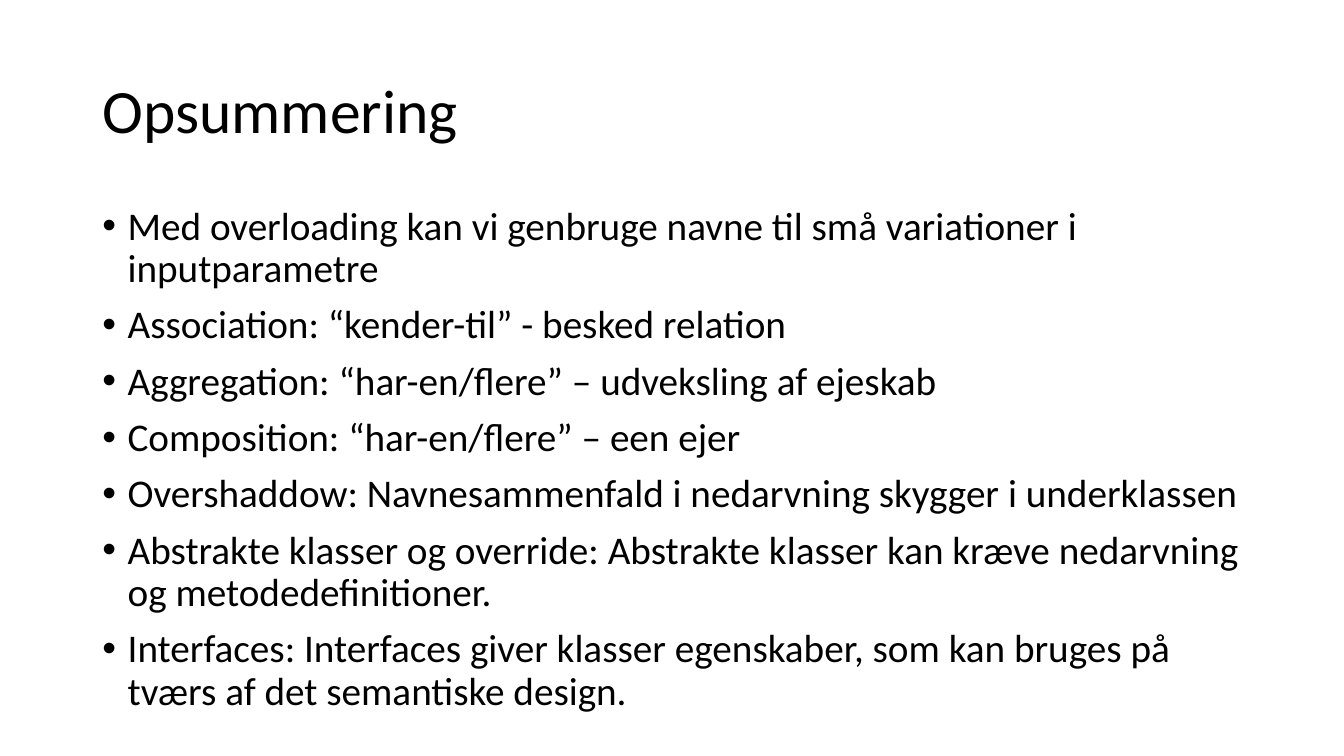
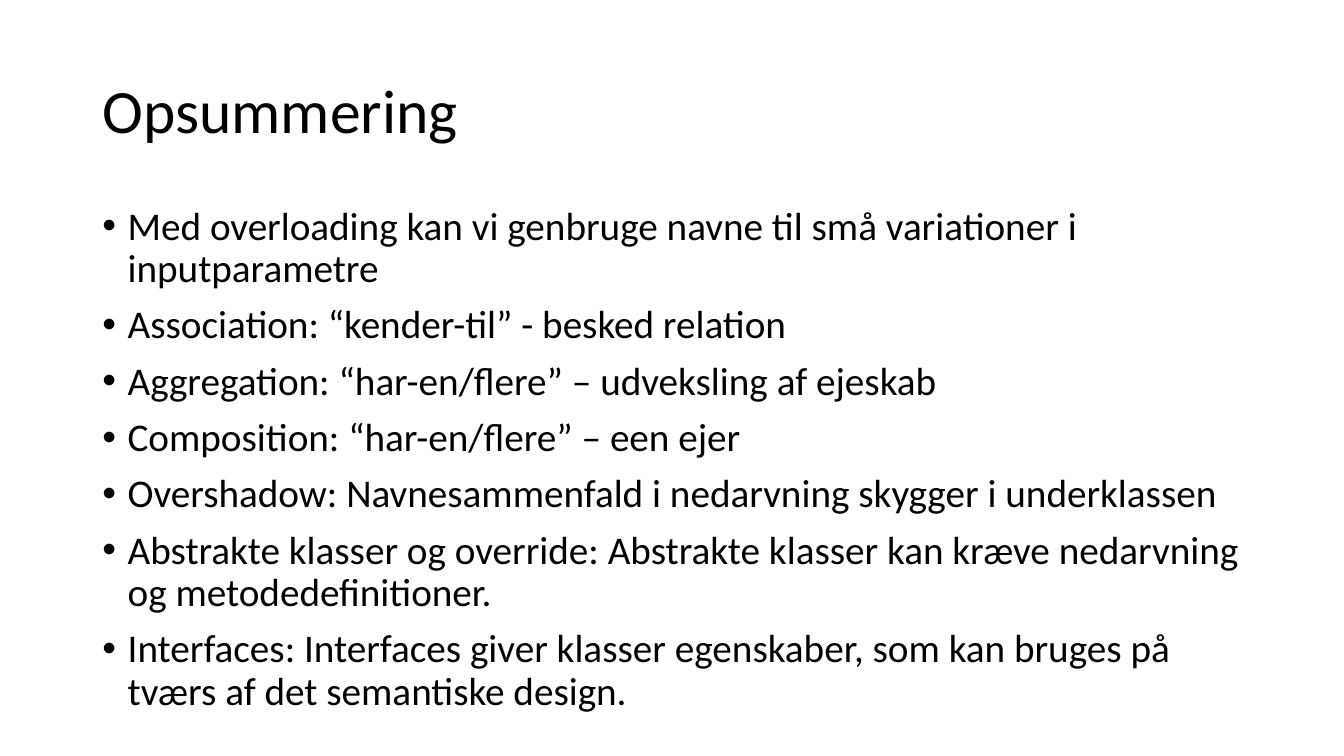
Before and after one commit to fisterloegsovs/pop22, a slide deck: slide 11 of lectures/14.1-3/lecture14.1.pptx. Drawn at 1344x756 pixels with LibreOffice and Linux fonts; fonts in the diff are those of the drawing. Boxes give left, top, right and bottom in pixels: in the first picture for what was removed or moved away, otherwise in the second. Text is boxed around its words. In the diff, an @@ line names an element or a change of style, - is before the commit and + after.

```diff
--- a/lectures/14.1-3/lecture14.1.pptx
+++ b/lectures/14.1-3/lecture14.1.pptx
@@ text at [128,479,1216,514]: text changed @@
-• Overshaddow: Navnesammenfald i nedarvning skygger i underklassen
+• Overshadow: Navnesammenfald i nedarvning skygger i underklassen
```
Also in this commit, not shown: 3 other slides changed, 2 other files.
